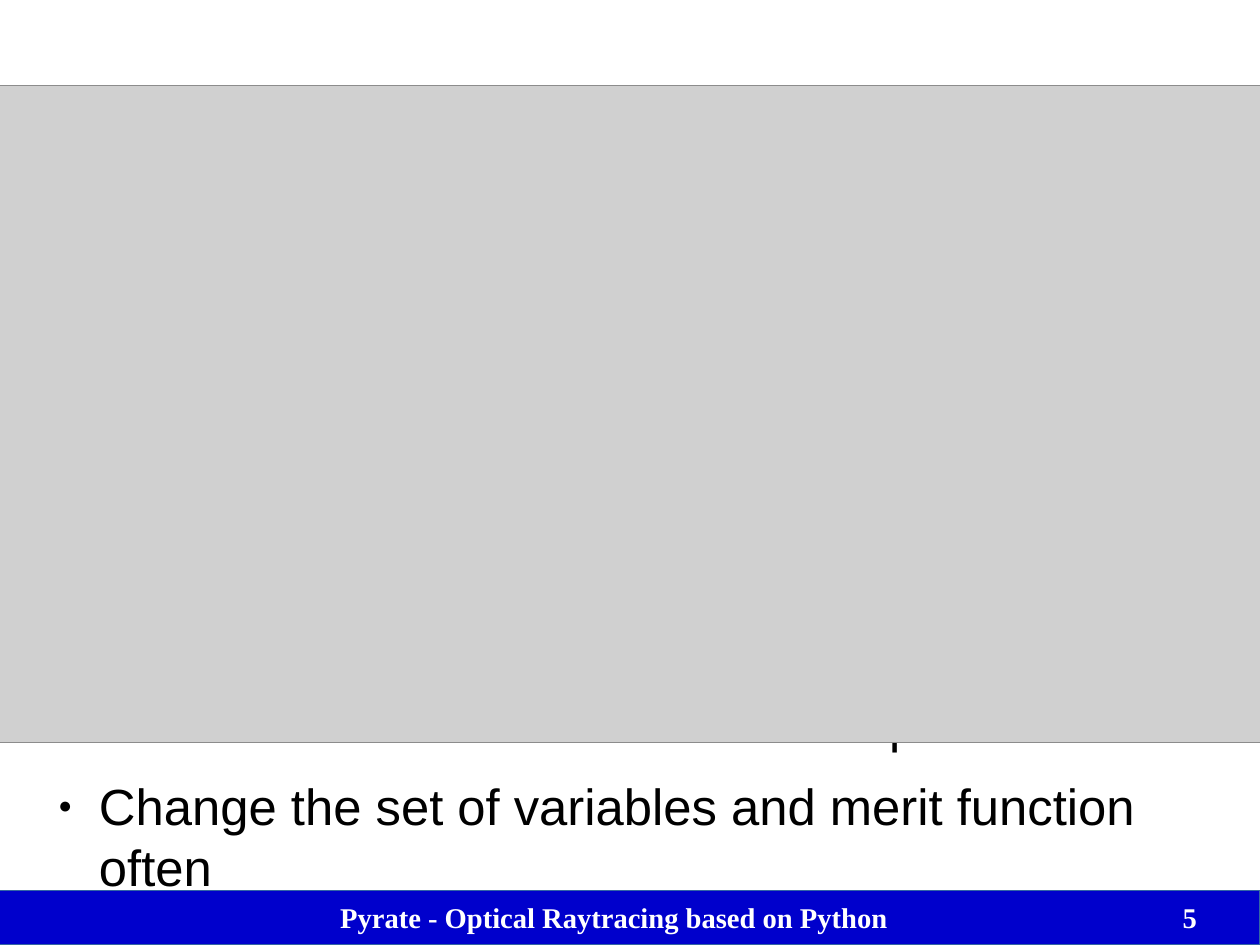
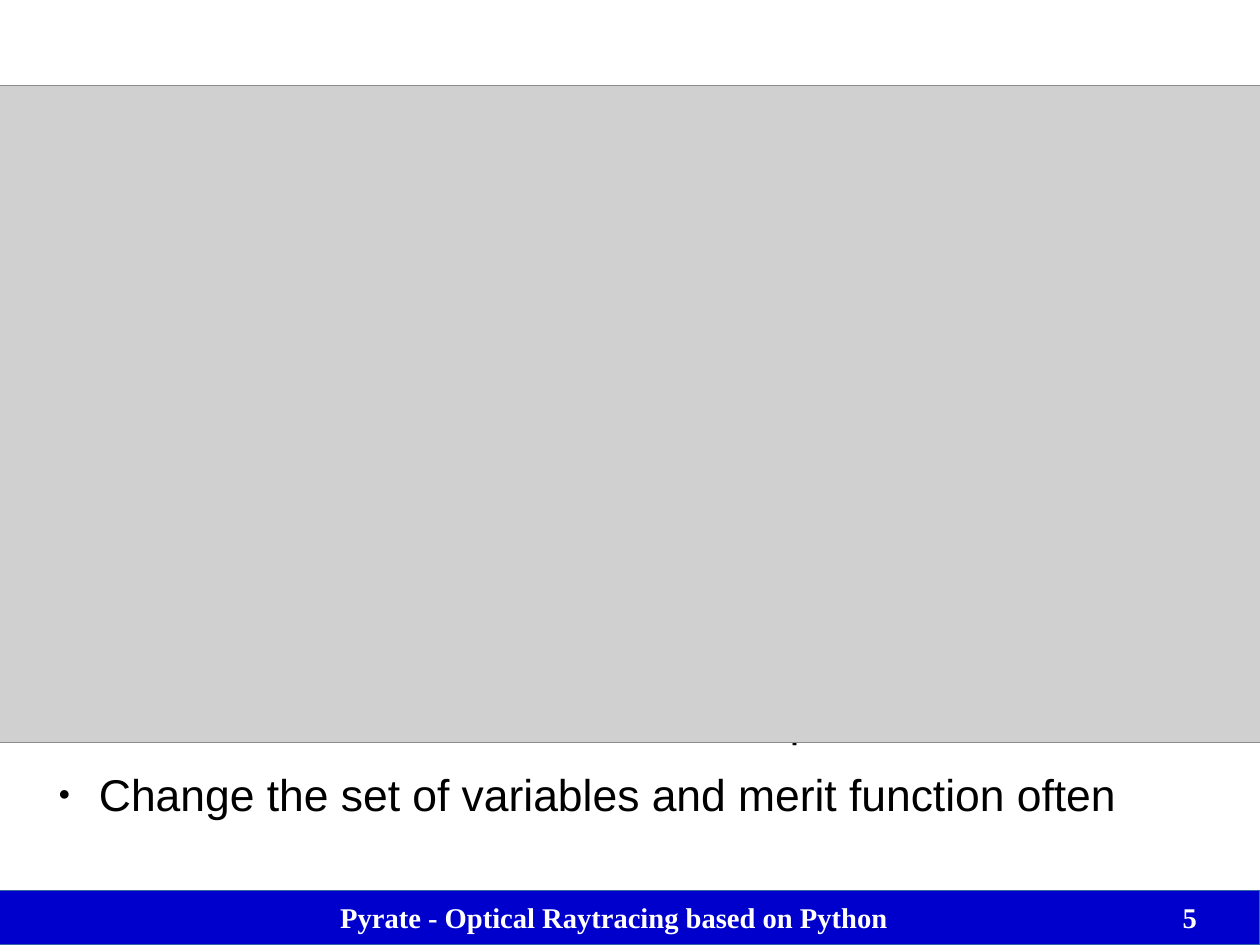
Before and after one commit to mess42/pyrate, a slide deck: slide 5 of talk_euroscipy_2017/talk.odp. Drawn at 1260x945 pixels with LibreOffice and Linux fonts; fonts in the diff are those of the drawing; grey boxes stand for pictures. Boxes give left, top, right and bottom in pixels: in the first picture for what was removed or moved away, otherwise in the second. Text is boxed around its words. In the diff, an @@ line names an element or a change of style, - is before the commit and + after.

```diff
--- a/talk_euroscipy_2017/talk.odp
+++ b/talk_euroscipy_2017/talk.odp
@@ text "Start with few variables and ..." at box(99, 742, 1116, 821): size 32 to 28 pt @@
```
Also in this commit, not shown: 4 other slides changed.
